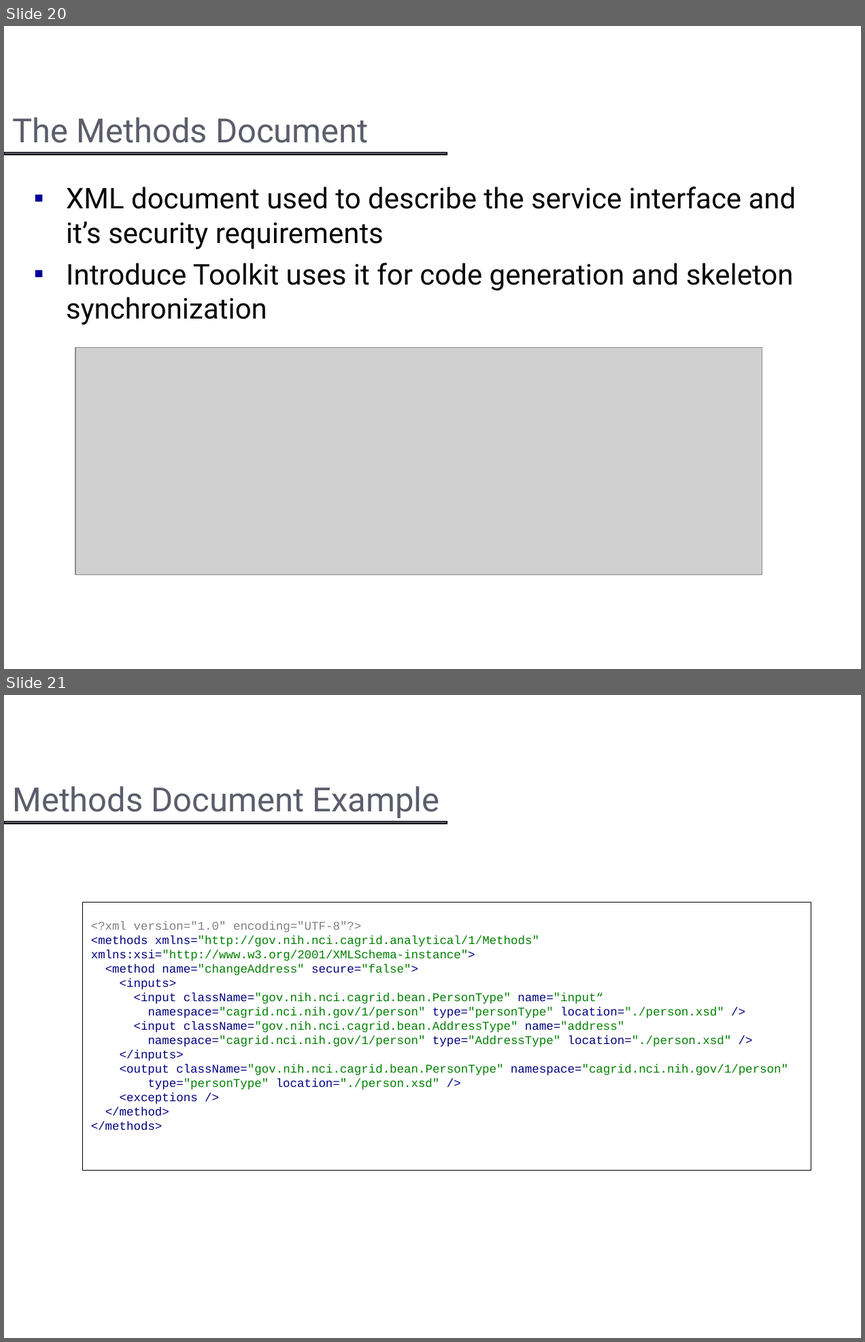
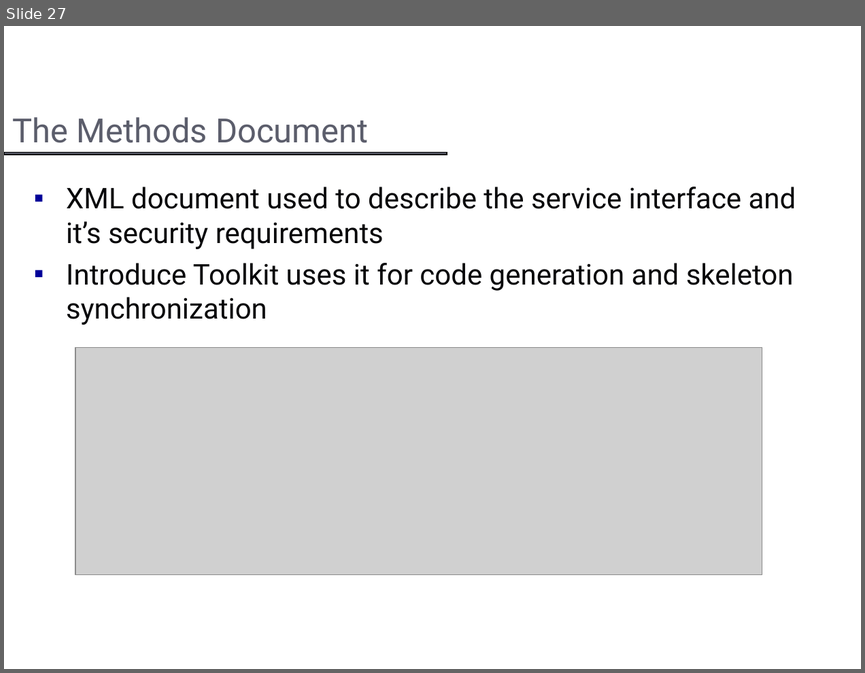
Before and after one commit to NCIP/cagrid-docs, a slide deck: presentations/introduce/Introduce.ppt. Shown one above the other, each under a label of ours: slides 20 and 21 before the commit, slide 27 after it. The pictures are 865x1342 and 865x673 pixels, drawn with LibreOffice and Linux fonts; fonts in the diff are those of the drawing; grey boxes stand for pictures; background and template pictures are left out. Boxes give left, top, right and bottom in pixels: in the first picture for what was removed or moved away, otherwise in the second. Text is boxed around its words. In the diff, an @@ line names an element or a change of style, - is before the commit and + after.

```diff
--- a/presentations/introduce/Introduce.ppt
+++ b/presentations/introduce/Introduce.ppt
@@ slide 21 removed at [4, 695, 861, 1338], background #FFFFFF; not listed: 1 template element that a slide beside it also shows @@
@@ title removed at [12, 786, 439, 818] @@
-Methods Document Example
@@ rectangle removed at [83, 902, 811, 1170] @@
-<?xml version="1.0" encoding="UTF-8"?>
-<methods xmlns="http://gov.nih.nci.cagrid.analytical/1/Methods" xmlns:xsi="http://www.w3.org/2001/XMLSchema-instance">
-<method name="changeAddress" secure="false">
-<inputs>
-<input className="gov.nih.nci.cagrid.bean.PersonType" name="input“
-namespace="cagrid.nci.nih.gov/1/person" type="personType" location="./person.xsd" />
-<input className="gov.nih.nci.cagrid.bean.AddressType" name="address"
-namespace="cagrid.nci.nih.gov/1/person" type="AddressType" location="./person.xsd" />
-</inputs>
-<output className="gov.nih.nci.cagrid.bean.PersonType" namespace="cagrid.nci.nih.gov/1/person"
-type="personType" location="./person.xsd" />
-<exceptions />
-</method>
-</methods>
@@ what was slide 20 is now slide 27 @@
```
Also in this commit, not shown: 6 slides changed, 9 slides added, 1 other slide removed, 9 other files.
